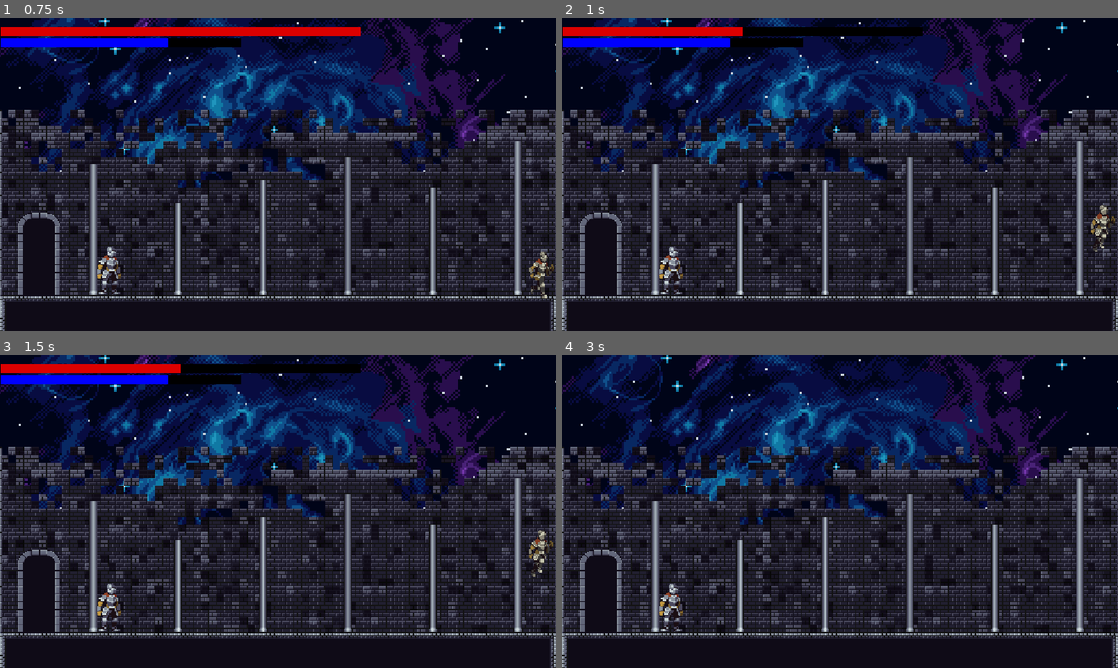
Above: before the commit, frames 1-4 (two rows, left to right).
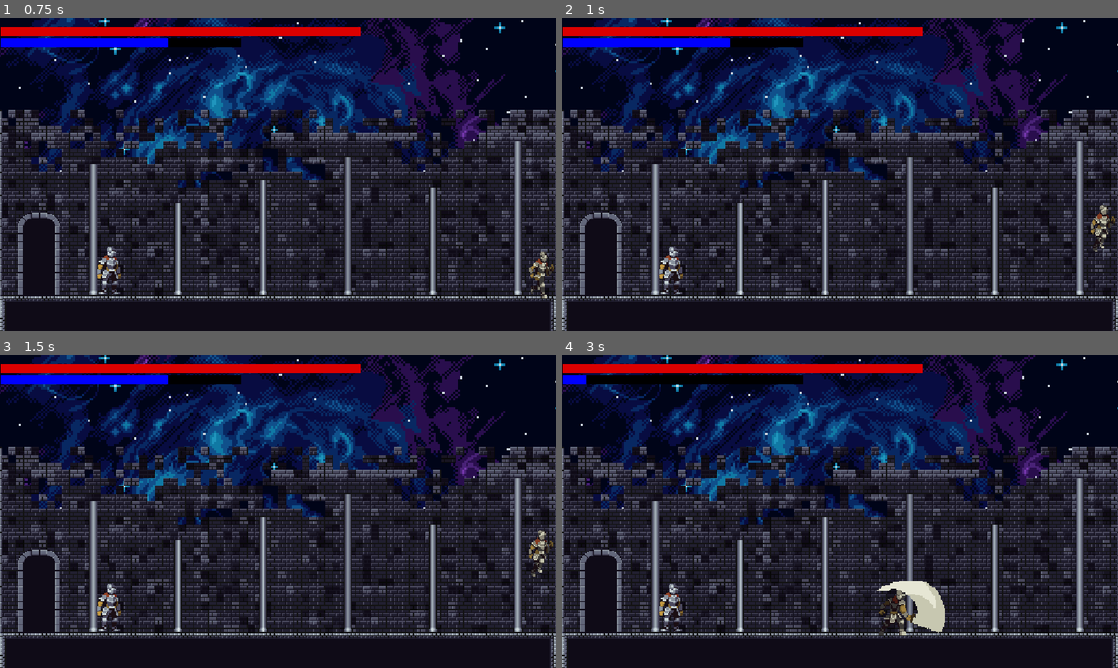
Above: after the commit, the same moments.

Repository: Askarrofi/uncrowned
Game: Godot game, scene res://Scenes/arena.tscn
Two runs of this game, one before a commit and one after it. Both use one fixed random seed, a clock stepped at 60 frames per second and the inputs below. The engine's default icon, where the game draws it, is replaced by a stand-in: a white triangle on a blue panel in a dark square.
Inputs (mouse positions are in pixels of both pictures, inside the frame that each line leads up to):
- Up to frame 1 (0.75 s): tap Enter at 0.5 s; move the mouse to (400, 158) at 0.52 s; hold Right (ui_right) from 0.53 s (still down); tap Shift (dash) at 0.6 s
- Up to frame 2 (1 s): keep holding Right (ui_right); tap W (up) at 0.77 s
- Up to frame 3 (1.5 s): keep holding Right (ui_right); move the mouse to (166, 527) at 1.27 s; tap Q (Fire) at 1.35 s
- Up to frame 4 (3 s): tap W (up) at 1.52 s; tap Shift (dash) at 1.55, 2.1 s; move the mouse to (895, 442) at 2.02 s; release Right (ui_right) at 2.03 s; hold Left (ui_left) 2.03-2.78 s; move the mouse to (812, 574) at 2.77 s; hold Right (ui_right) from 2.78 s (still down); click (812, 574) at 2.85 s

Frame 1 is identical in both runs. In frame 2, 0.9% of the frame differs, in the area x 32-65%, y 2-6%; in frame 3, 0.9%; in frame 4, 3.8%, in the area x 0-69%, y 2-90%.

Commit message:
Remove damage taken during dash action

Diff:
--- a/Scripts/player.gd
+++ b/Scripts/player.gd
@@ -72,7 +72,6 @@
 			await get_tree().create_timer(DASH_DURASI).timeout
 			set_collision_mask_value(2, true)
 			is_dashing = false
-			take_damage(50)
 	# ==============================================================
 
 	if Input.is_action_just_pressed("up") and is_on_floor() and not is_blocking:
